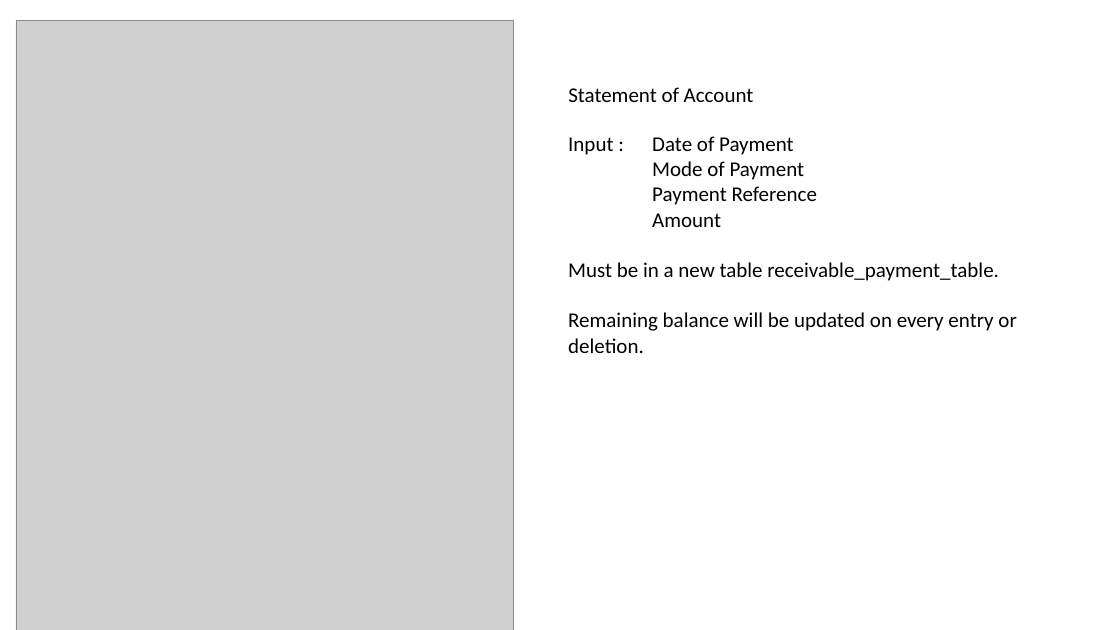
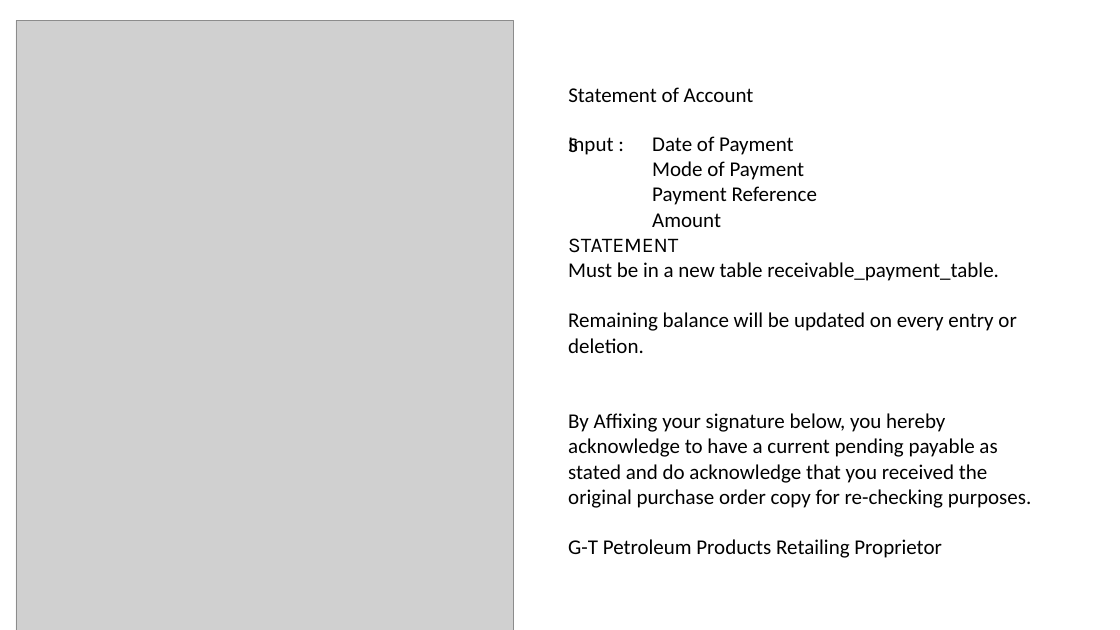
Before and after one commit to baluyotdaniloangelo/Teves_Billing_System, a slide deck: slide 2 of Documents/teves new input.pptx. Drawn at 1120x630 pixels with LibreOffice and Linux fonts; fonts in the diff are those of the drawing; grey boxes stand for pictures. Boxes give left, top, right and bottom in pixels: in the first picture for what was removed or moved away, otherwise in the second. Text is boxed around its words. In the diff, an @@ line names an element or a change of style, - is before the commit and + after.

```diff
--- a/Documents/teves new input.pptx
+++ b/Documents/teves new input.pptx
@@ text at <box>568,137,578,152</box>: paragraph added @@
+S
@@ text at <box>568,238,678,253</box>: paragraph added @@
+STATEMENT
@@ text at <box>568,413,1032,558</box>: paragraphs added @@
+By Affixing your signature below, you hereby acknowledge to have a current pending payable as stated and do acknowledge that you received the original purchase order copy for re-checking purposes.
+G-T Petroleum Products Retailing Proprietor
```
Also in this commit, not shown: 1 slide added, 11 other files.
